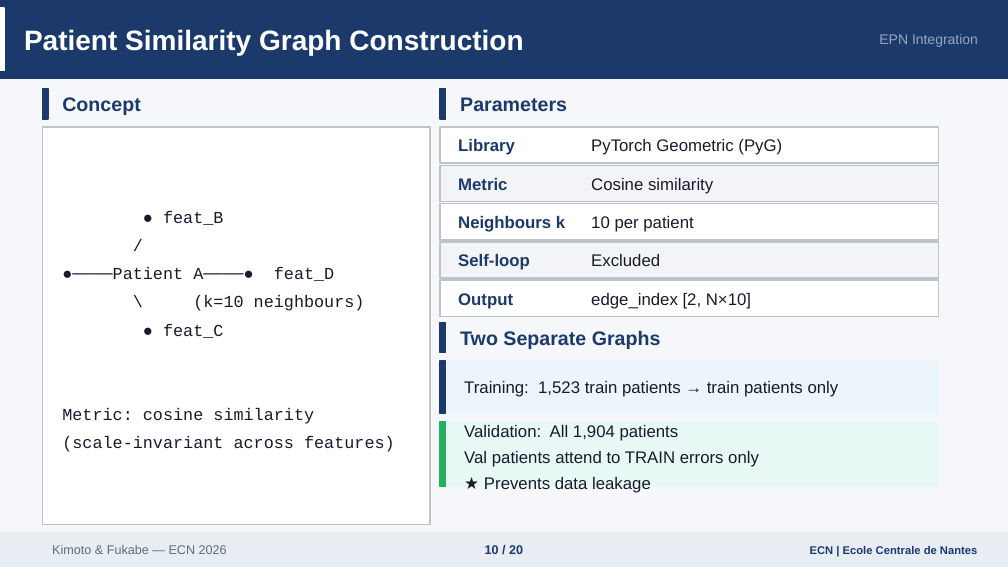
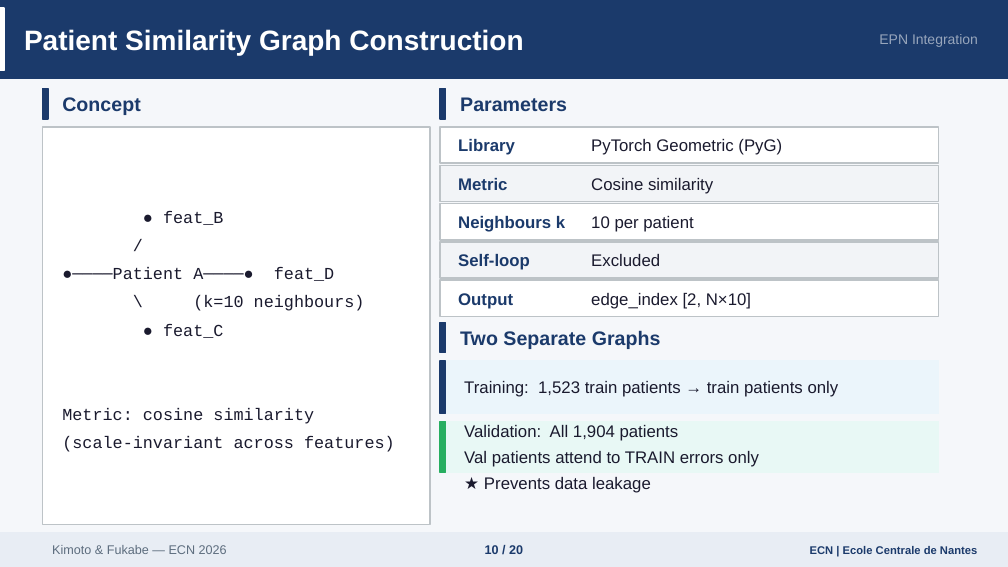
Before and after one commit to jurapar1811-ctrl/graph_survival_analysis, a slide deck: slide 10 of Presentation_Kimoto_Fukabe_2026.pptx. Drawn at 1008x567 pixels with LibreOffice and Linux fonts; fonts in the diff are those of the drawing. Boxes give left, top, right and bottom in pixels: in the first picture for what was removed or moved away, otherwise in the second. Text is boxed around its words. In the diff, an @@ line names an element or a change of style, - is before the commit and + after.

```diff
--- a/Presentation_Kimoto_Fukabe_2026.pptx
+++ b/Presentation_Kimoto_Fukabe_2026.pptx
@@ rectangle: place and size @@
-rectangle at <box>440,421,939,487</box>
+rectangle at <box>440,421,939,473</box>
@@ rectangle: place and size @@
-rectangle at <box>440,421,447,487</box>
+rectangle at <box>440,421,447,473</box>
```
Also in this commit, not shown: 1 other slide changed.
